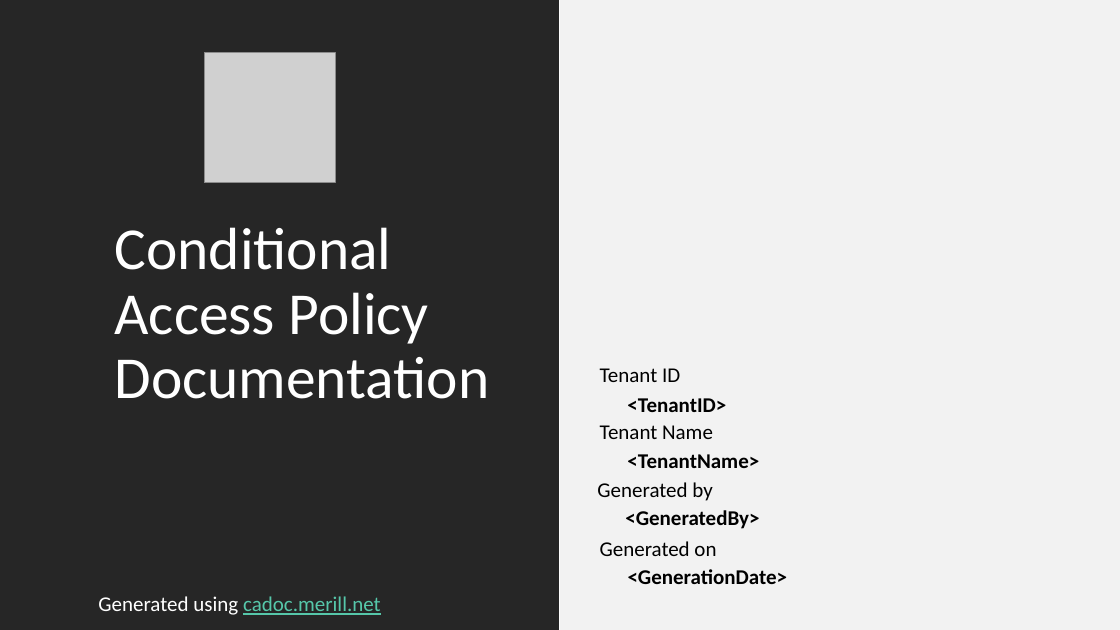
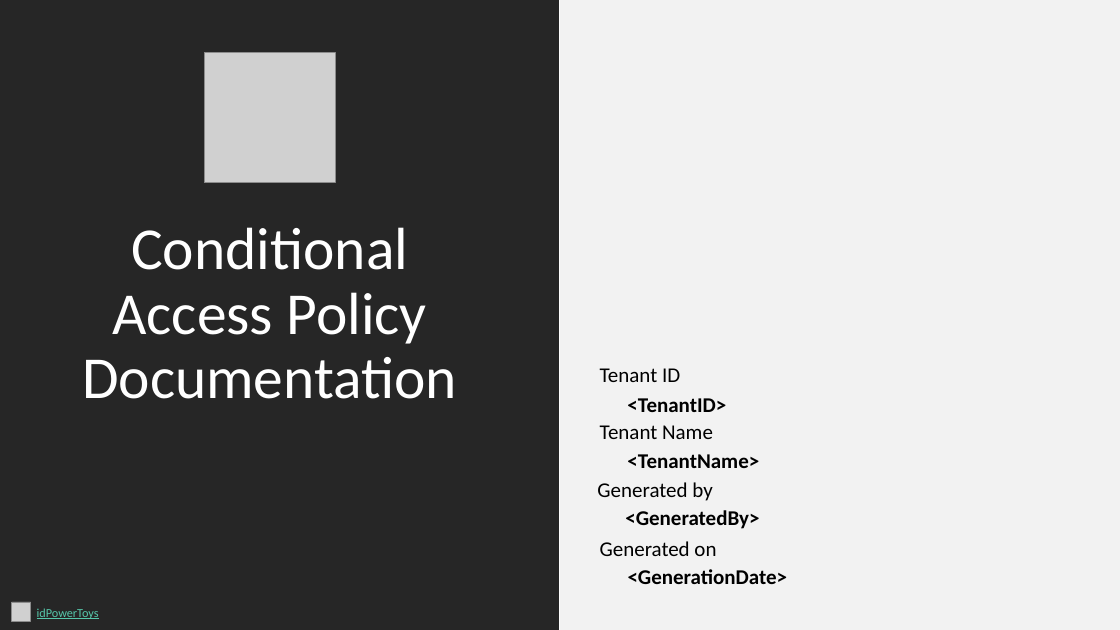
Before and after one commit to merill/idPowerToys, a slide deck: slide 1 of src/webapi/wwwroot/assets/PolicyTemplate.pptx. Drawn at 1120x630 pixels with LibreOffice and Linux fonts; fonts in the diff are those of the drawing; grey boxes stand for pictures. Boxes give left, top, right and bottom in pixels: in the first picture for what was removed or moved away, otherwise in the second. Text is boxed around its words. In the diff, an @@ line names an element or a change of style, - is before the commit and + after.

```diff
--- a/src/webapi/wwwroot/assets/PolicyTemplate.pptx
+++ b/src/webapi/wwwroot/assets/PolicyTemplate.pptx
@@ title "Conditional Access Policy Documentation": place and size @@
-title "Conditional Access Policy Documentation" at [115, 227, 490, 399]
+title "Conditional Access Policy Documentation" at [82, 227, 457, 399]
@@ title "Conditional Access Policy Documentation" at [82, 227, 457, 399]: alignment left to centre @@
@@ text removed at [98, 596, 381, 615] @@
-Generated using cadoc.merill.net
@@ picture added at [12, 602, 31, 622] @@
@@ text added at [37, 608, 99, 619], 10.5 pt, text #56C7AA, underline @@
+idPowerToys
```
Also in this commit, not shown: 1 other slide changed, 1 other file.
